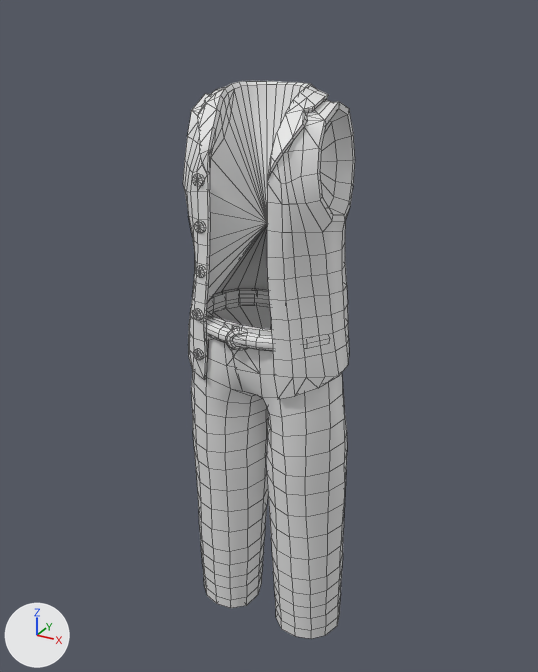
An edit to the Blender file Attires_Characters/Peasants/Bednyaks/Type6/Attire_Peasant_Bednyak_Type6.blend, drawn before and after from the same camera.
The view is the same before and after, from a camera (50 mm lens) standing at (0.8, -1.447, 1.674) and looking at (-0.014, 0.034, 0.934). The lights are fixed; the arrows at lower left show +X, +Y and +Z. The first picture is the older version. Mesh edges are drawn as thin lines.

In view in the first picture: 'Attire_Peasant_Bednyak_Type6'.
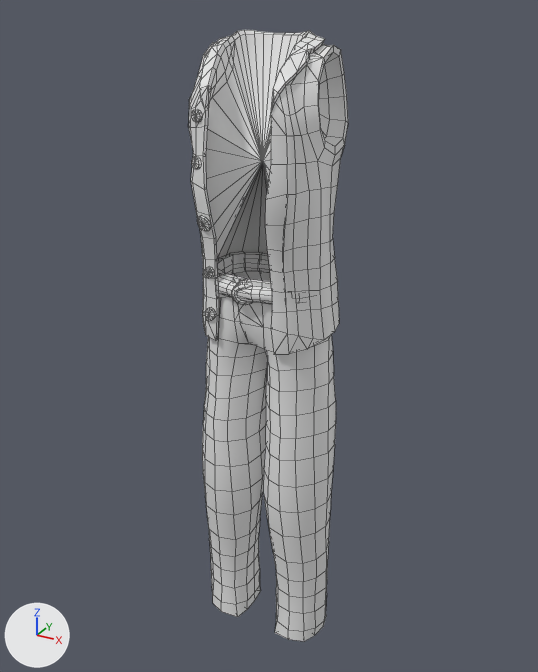
The newer file adds a shape key; the second version is drawn at full value of the shape key 'BlendShape_BodyType_Male_Thin' of 'Attire_Peasant_Bednyak_Type6', and the change is written as the vertex moves it makes.

Diff of the bpy script that builds the scene:
```diff
--- a/Attires_Characters/Peasants/Bednyaks/Type6/Attire_Peasant_Bednyak_Type6.blend.py
+++ b/Attires_Characters/Peasants/Bednyaks/Type6/Attire_Peasant_Bednyak_Type6.blend.py
@@ me_attire_peasant_bednyak_type6 @@
 # used by ob_attire_peasant_bednyak_type6; location = (0.0, 0.0, 0.0)
-me_attire_peasant_bednyak_type6.from_pydata(...)  # 1621 vertices, 1758 faces; spans x -0.216..0.216, y -0.15..0.163, z 0.115..1.528
+me_attire_peasant_bednyak_type6.from_pydata(...)  # 1621 vertices, 1758 faces; spans x -0.182..0.182, y -0.142..0.144, z 0.091..1.633
+# me_attire_peasant_bednyak_type6 part 1: the loose piece of 26 vertices spanning x -0.111..-0.084, y -0.132..-0.121, z 1.327..1.354 is multiplied about its middle by the matrix ((0.943, 0.096, 0.016), (-0.096, 0.943, -0.034), (-0.02, 0.033, 0.947)), then moved by (-0.003, 0.008, 0.131)
+# me_attire_peasant_bednyak_type6 part 2: 1595 of 1621 vertices moved; they spanned x -0.216..0.216, y -0.15..0.163, z 0.115..1.528 and now span x -0.182..0.182, y -0.142..0.144, z 0.091..1.633; mean shift (0.001, -0.001, 0.093); largest move (-0.18, -0.042, 1.28) -> (-0.15, -0.024, 1.427)
```

Boxes (x1, y1, x2, y2) around the edits, measured in the pictures (538 x 672 px; the box of a moved part takes in the faces that stretch with it):
'Attire_Peasant_Bednyak_Type6', reshaped (8% narrower, 9% taller): before (183, 81, 355, 639); after (189, 30, 348, 641)
part 1 of me_attire_peasant_bednyak_type6, moved or reshaped: before (193, 174, 204, 187); after (191, 109, 202, 122)
part 2 of me_attire_peasant_bednyak_type6, moved or reshaped: before (183, 81, 355, 639); after (189, 30, 348, 641)
